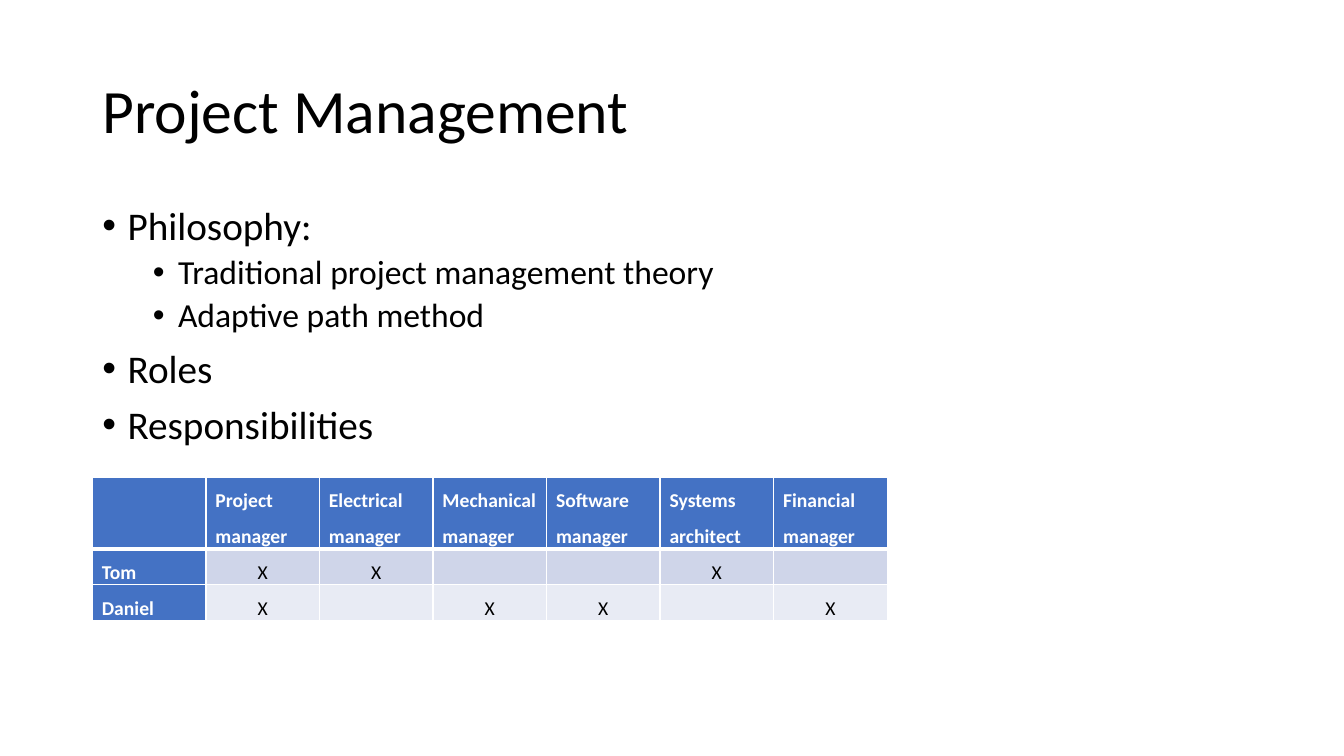
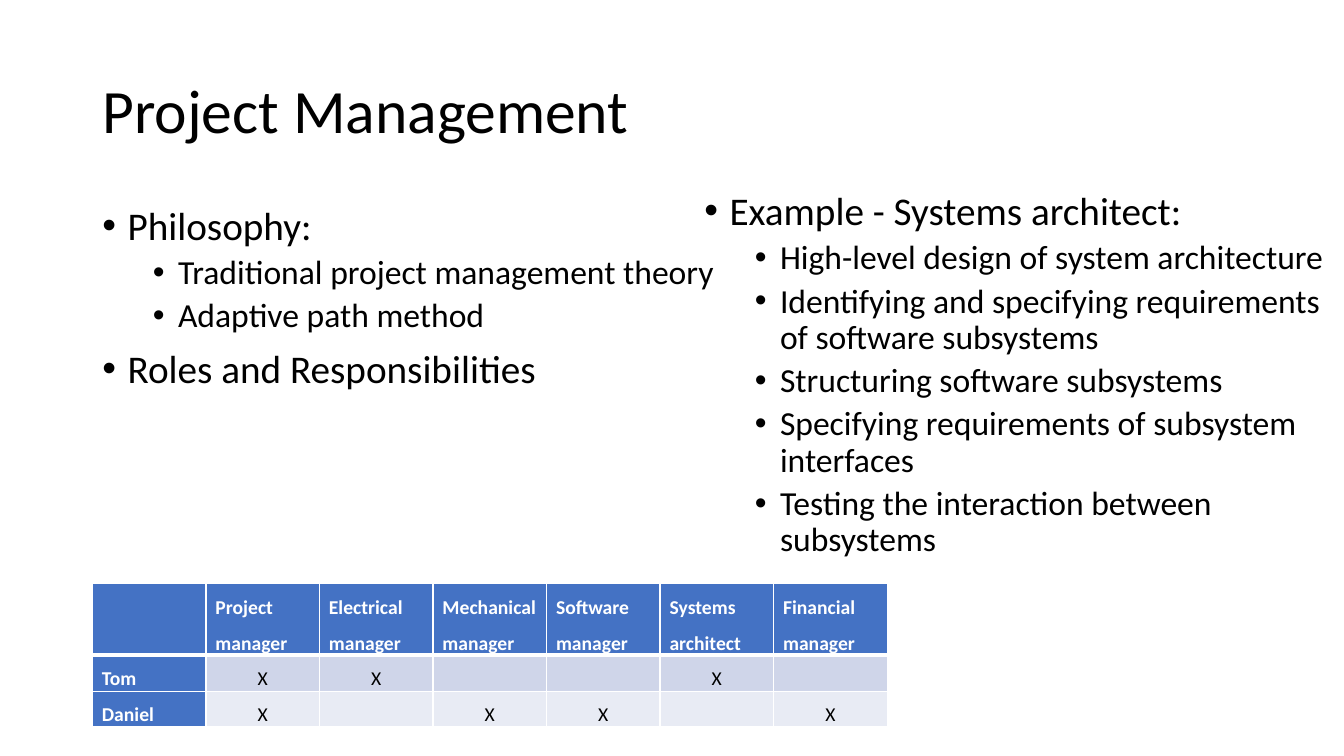
Before and after one commit to PROJ515/PROJ515-documentation, a slide deck: slide 8 of IP and exec plan presentation/IP-execc-plan-presentation.pptx (slide 9 before the commit). Drawn at 1344x756 pixels with LibreOffice and Linux fonts; fonts in the diff are those of the drawing. Boxes give left, top, right and bottom in pixels: in the first picture for what was removed or moved away, otherwise in the second. Text is boxed around its words. In the diff, an @@ line names an element or a change of style, - is before the commit and + after.

Commit message:
updated ppt

```diff
--- a/IP and exec plan presentation/IP-execc-plan-presentation.pptx
+++ b/IP and exec plan presentation/IP-execc-plan-presentation.pptx
@@ text added at box(730, 197, 1322, 557), 24 pt, text #000000 @@
+• Example - Systems architect:
+  • High-level design of system architecture
+  • Identifying and specifying requirements of software subsystems
+  • Structuring software subsystems
+  • Specifying requirements of subsystem interfaces
+  • Testing the interaction between subsystems
@@ text at box(128, 355, 536, 390): text changed @@
-• Roles
-• Responsibilities
+• Roles and Responsibilities
@@ table: place and size @@
-table at box(93, 478, 890, 625)
+table at box(93, 584, 890, 731)
```
Also in this commit, not shown: 4 other slides changed, 1 slide added, 2 slides removed, 4 other files.
